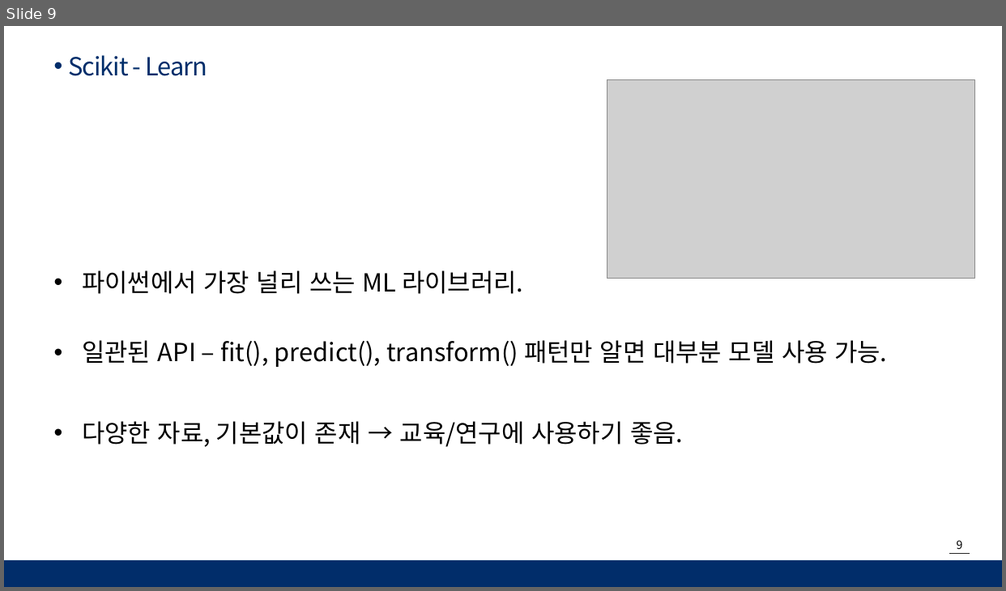
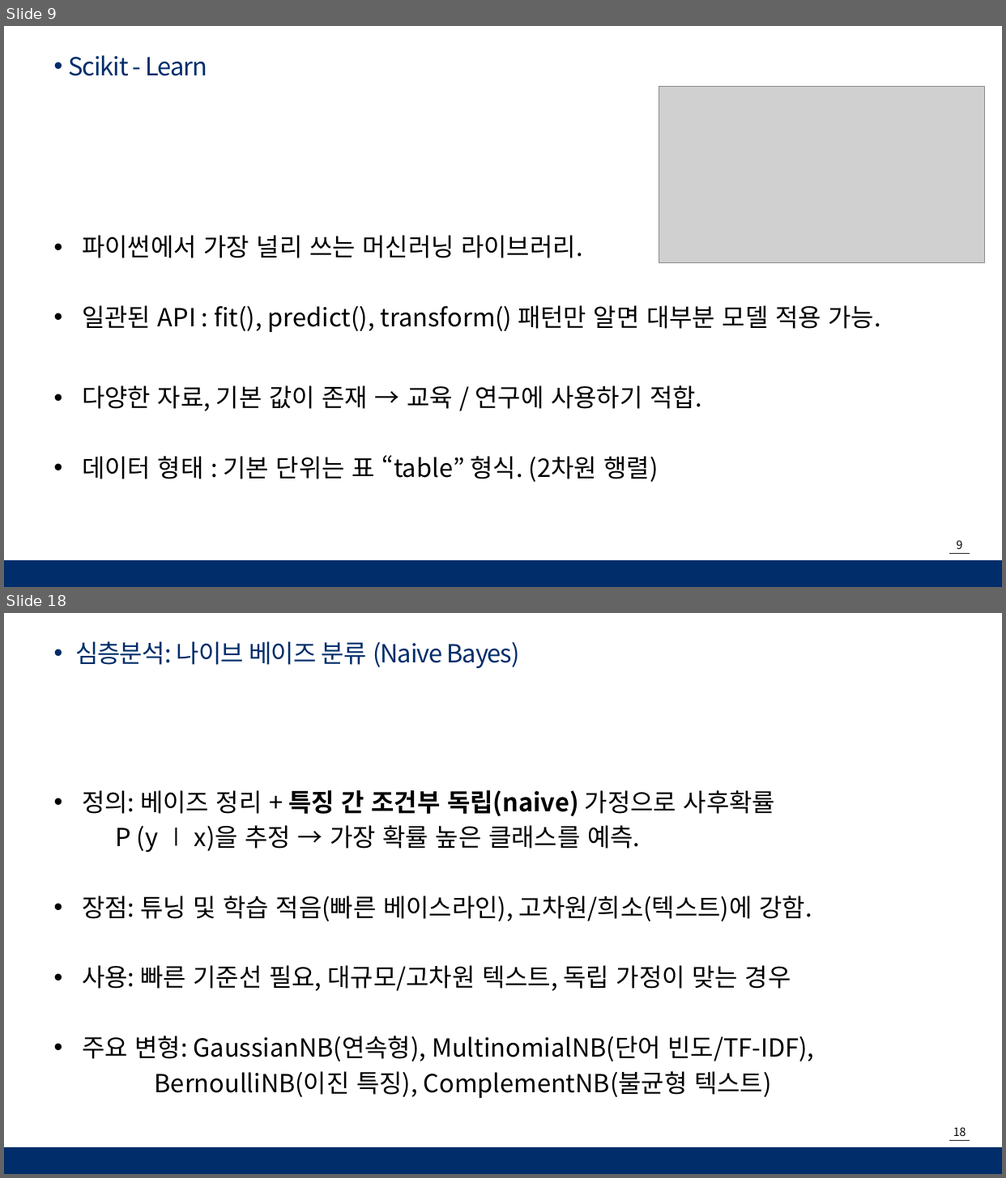
Before and after one commit to moonjanghyun/numpy, a slide deck: 머신러닝 _ MJH.pptx. Shown one above the other, each under a label of ours: slide 9 before the commit, slides 9 and 18 after it; the slides between them are not shown. The pictures are 1006x591 and 1006x1178 pixels, drawn with LibreOffice and Linux fonts; fonts in the diff are those of the drawing; grey boxes stand for pictures; background and template pictures are left out. Boxes give left, top, right and bottom in pixels: in the first picture for what was removed or moved away, otherwise in the second. Text is boxed around its words. In the diff, an @@ line names an element or a change of style, - is before the commit and + after.

```diff
--- a/머신러닝 _ MJH.pptx
+++ b/머신러닝 _ MJH.pptx
@@ slide 18 added at [4,613,1002,1174], background #FFFFFF; not listed: 3 template elements that a slide beside it also shows @@
@@ text added at [75,641,520,668], 24 pt, text #012D6A @@
+• 심층분석: 나이브 베이즈 분류 (Naive Bayes)
@@ text added at [82,790,814,1098], 24 pt, text #000000 @@
+• 정의: 베이즈 정리 + 특징 간 조건부 독립(naive) 가정으로 사후확률
+P (y ∣ x)을 추정 → 가장 확률 높은 클래스를 예측.
+• 장점: 튜닝 및 학습 적음(빠른 베이스라인), 고차원/희소(텍스트)에 강함.
+• 사용: 빠른 기준선 필요, 대규모/고차원 텍스트, 독립 가정이 맞는 경우
+• 주요 변형: GaussianNB(연속형), MultinomialNB(단어 빈도/TF-IDF),
+BernoulliNB(이진 특징), ComplementNB(불균형 텍스트)
@@ slide 9 changed as well @@
@@ picture: place and size @@
-picture at [607,80,975,278]
+picture at [659,87,986,263]
@@ text at [82,235,880,482]: text changed @@
-• 파이썬에서 가장 널리 쓰는 ML 라이브러리.
-• 일관된 API – fit(), predict(), transform() 패턴만 알면 대부분 모델 사용 가능.
-• 다양한 자료, 기본값이 존재 → 교육/연구에 사용하기 좋음.
+• 파이썬에서 가장 널리 쓰는 머신러닝 라이브러리.
+• 일관된 API : fit(), predict(), transform() 패턴만 알면 대부분 모델 적용 가능.
+• 다양한 자료, 기본 값이 존재 → 교육 / 연구에 사용하기 적합.
+• 데이터 형태 : 기본 단위는 표 “table” 형식. (2차원 행렬)
```
Also in this commit, not shown: 6 other slides changed, 13 other slides added.
